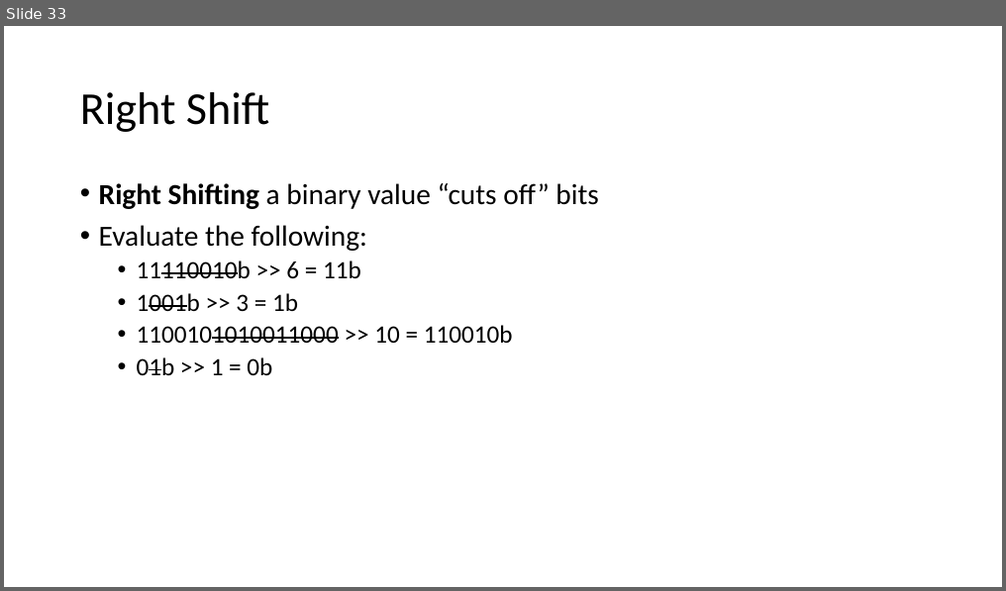
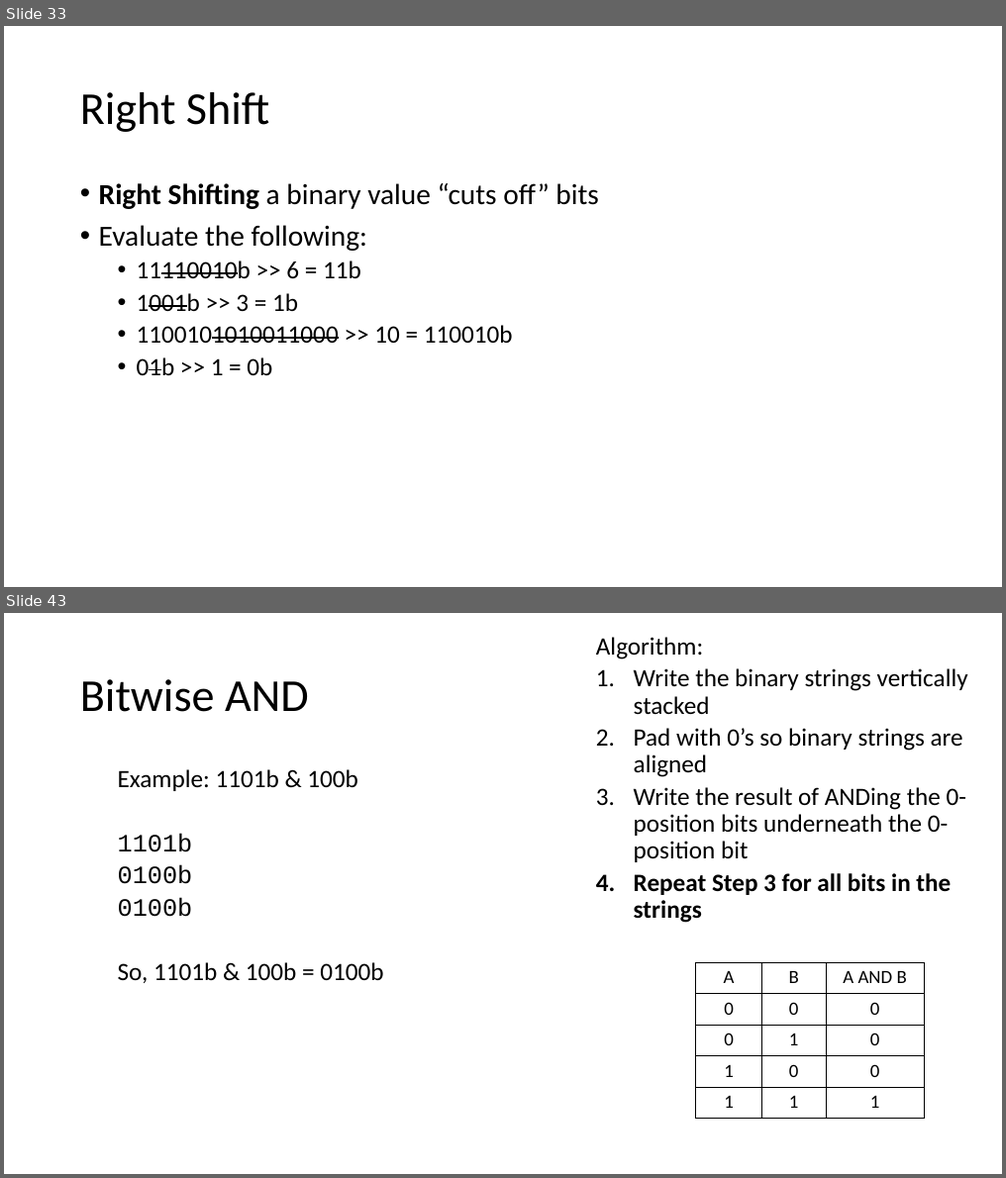
Before and after one commit to MrJoshGross/Course-Curricular-Material, a slide deck: wip/Lecture 5 - More Bitwise Operators.pptx. Shown one above the other, each under a label of ours: slide 33 before the commit, slides 33 and 43 after it; the slides between them are not shown. The pictures are 1006x591 and 1006x1178 pixels, drawn with LibreOffice and Linux fonts; fonts in the diff are those of the drawing. Boxes give left, top, right and bottom in pixels: in the first picture for what was removed or moved away, otherwise in the second. Text is boxed around its words. In the diff, an @@ line names an element or a change of style, - is before the commit and + after.

Commit message:
Update Lecture 5 - More Bitwise Operators.pptx
bitwise and, started or

```diff
--- a/wip/Lecture 5 - More Bitwise Operators.pptx
+++ b/wip/Lecture 5 - More Bitwise Operators.pptx
@@ slide 43 added at (4, 613, 1002, 1174), background #FFFFFF @@
@@ text added at (596, 637, 968, 923), 24 pt, text #000000 @@
+  Algorithm:
+  1. Write the binary strings vertically stacked
+  2. Pad with 0’s so binary strings are aligned
+  3. Write the result of ANDing the 0-position bits underneath the 0-position bit
+  4. Repeat Step 3 for all bits in the strings
@@ title added at (80, 679, 309, 712), 44 pt, text #000000 @@
+Bitwise AND
@@ text added at (118, 769, 383, 983), 24 pt, text #000000 @@
+  Example: 1101b & 100b
+  1101b
+  0100b
+  0100b
+  So, 1101b & 100b = 0100b
@@ table added at (696, 962, 924, 1118), 5 rows, 3 columns @@
+A | B | A AND B
+0 | 0 | 0
+0 | 1 | 0
+1 | 0 | 0
+1 | 1 | 1
```
Also in this commit, not shown: 28 other slides added.
